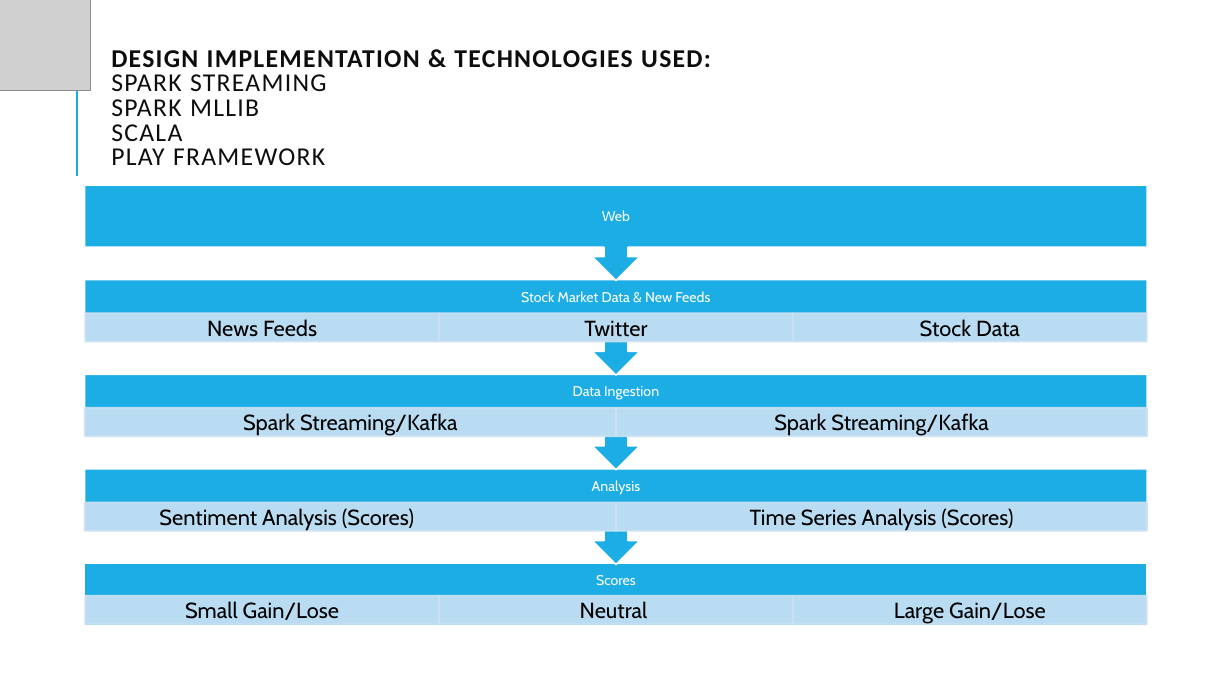
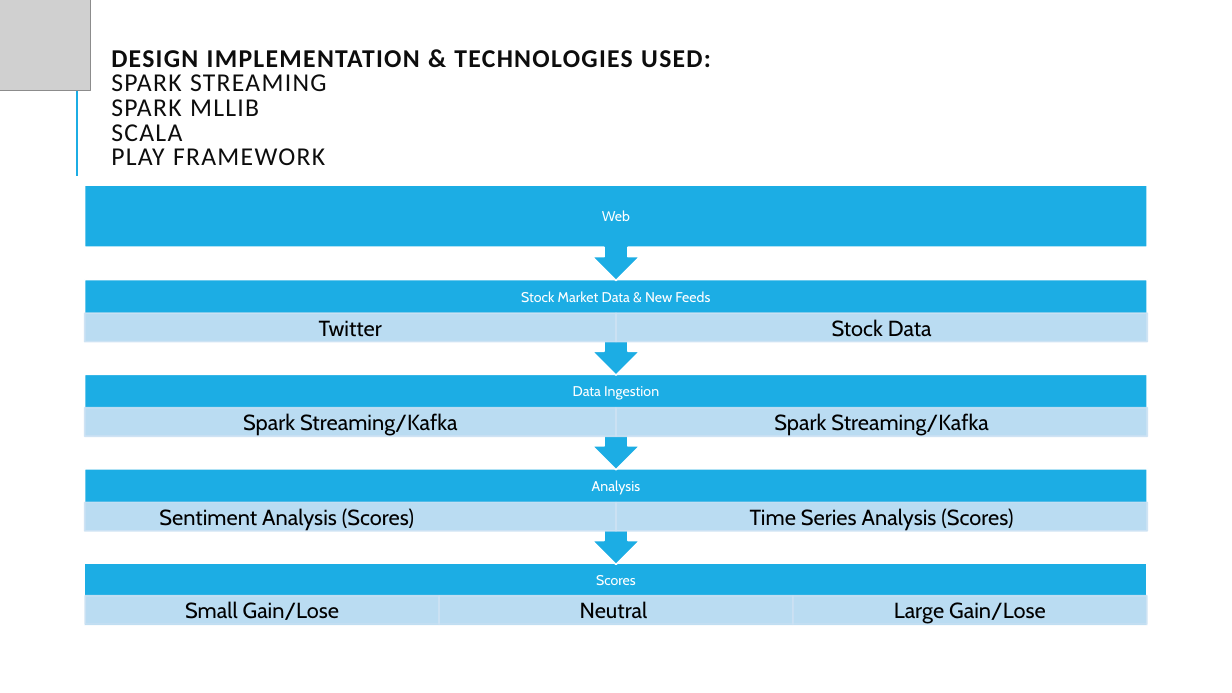
Before and after one commit to ranga11/Scala_Final_Project, a slide deck: slide 7 of Final_Presentation_Scala.pptx. Drawn at 1232x693 pixels with LibreOffice and Linux fonts; fonts in the diff are those of the drawing; grey boxes stand for pictures. Boxes give left, top, right and bottom in pixels: in the first picture for what was removed or moved away, otherwise in the second. Text is boxed around its words. In the diff, an @@ line names an element or a change of style, - is before the commit and + after.

```diff
--- a/Final_Presentation_Scala.pptx
+++ b/Final_Presentation_Scala.pptx
@@ text "Twitter": place and size @@
-text "Twitter" at [584, 320, 647, 337]
+text "Twitter" at [319, 320, 382, 337]
@@ rectangle: place and size @@
-rectangle at [85, 313, 439, 342]
+rectangle at [85, 313, 616, 342]
@@ text removed at [207, 319, 317, 337] @@
-News Feeds
@@ rectangle removed at [439, 313, 793, 342] @@
@@ text "Stock Data": place and size @@
-text "Stock Data" at [920, 319, 1020, 337]
+text "Stock Data" at [832, 319, 932, 337]
@@ rectangle: place and size @@
-rectangle at [793, 313, 1147, 342]
+rectangle at [616, 313, 1148, 342]
```
Also in this commit, not shown: 3 other slides changed, 3 slides added.
